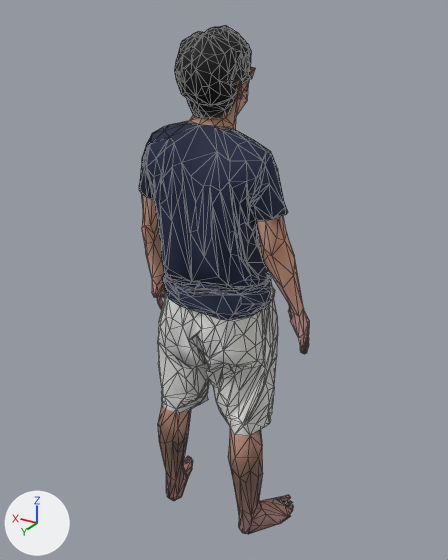
A saved change to the glTF model public/xr2/figure.glb.
The view is the same before and after, from a 50 mm lens placed at (-0.956, 1.548, 1.701), pointed at (-0.003, -0.041, 0.906). Every picture has the same lights, and +X, +Y and +Z are marked at lower left. The picture after the commit comes second. Mesh edges are drawn as thin lines. Vertices at exactly the same position are counted once.

The scene before the commit, as lines of its bpy script (objects in view):
```python
me_mesh_0 = bpy.data.meshes.new('Mesh_0')
me_mesh_0.from_pydata(...)  # 1495 vertices, 2982 faces; spans x -0.3..0.3, y -0.16..0.15, z 0.0..1.67
me_mesh_0.materials.append(mat_material_0_001)  # picture img_image_0
ob_mesh_0 = bpy.data.objects.new('Mesh_0', me_mesh_0)
ob_mesh_0.location = (0.0, 0.0, 0.0)
```
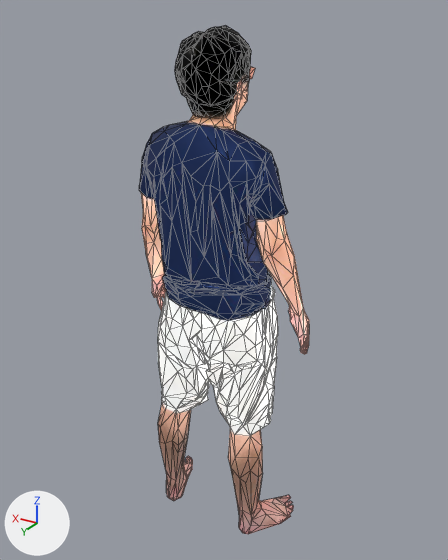
The newer file is also rescaled (x1.018), turned or shifted as a whole; pictures and numbers use the older file's frame.

Location of each change, [x1, y1, x2, y2] in pixels of the pictures (448 x 560 px; the box of a moved part takes in the faces that stretch with it):
part 1 of me_mesh_0, moved or reshaped: [286, 505, 294, 516] in both
part 2 of me_mesh_0, moved or reshaped: [246, 193, 256, 224] in both
part 3 of me_mesh_0, recoloured: [139, 26, 309, 534] in both

The edits, one by one:
Picture 'texture_0' (img_texture_0) is new.
Material 'Material_1' (mat_material_1) is new.
Uses the picture img_texture_0.
me_mesh_0 has 1495 vertices, 2982 faces and spans x -0.3..0.3, y -0.16..0.15, z 0.0..1.67.
me_mesh_0 is used by ob_mesh_0; location (0.0, 0.0, 0.0).
Part 1, on me_mesh_0:
10 faces are deleted.
10 new faces join them.
Part 2, on me_mesh_0:
12 faces are deleted.
12 new faces join them.
me_mesh_0 part 3: 2960 faces spanning x -0.3..0.3, y -0.16..0.15, z 0.0..1.67 switch from mat_material_0_001 (picture img_image_0) to mat_material_1.
